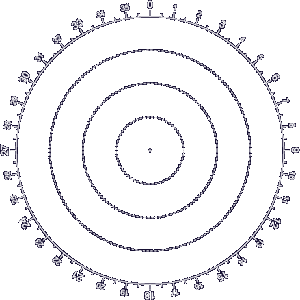
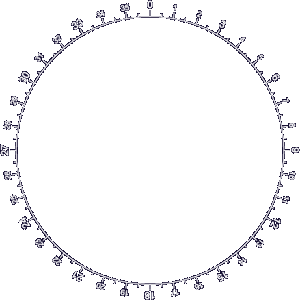
Layer changes from the first 300 × 300 image to the second:
removed layer "Rose" over 48, 49, 252, 252
renamed "Background" to "ND_Rose.bmp", painted on it over 48, 49, 252, 252
